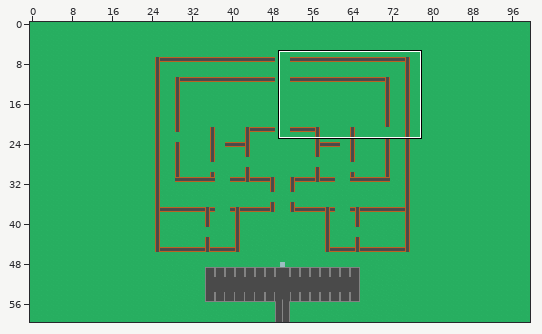
Tiled map -- Shooter/maps/map2.tmx. The first picture is a wide view before the edit; the outline marks the close-up.
Close-up. Before:
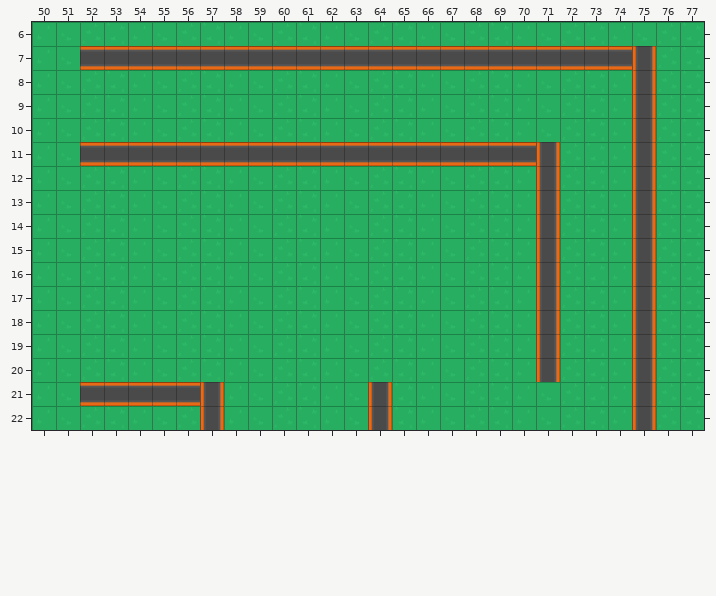
Cells are 64x64 px. Shown: x 50..77, y 6..22. The commit also changed other parts of the map, which this record leaves out.
After the commit:
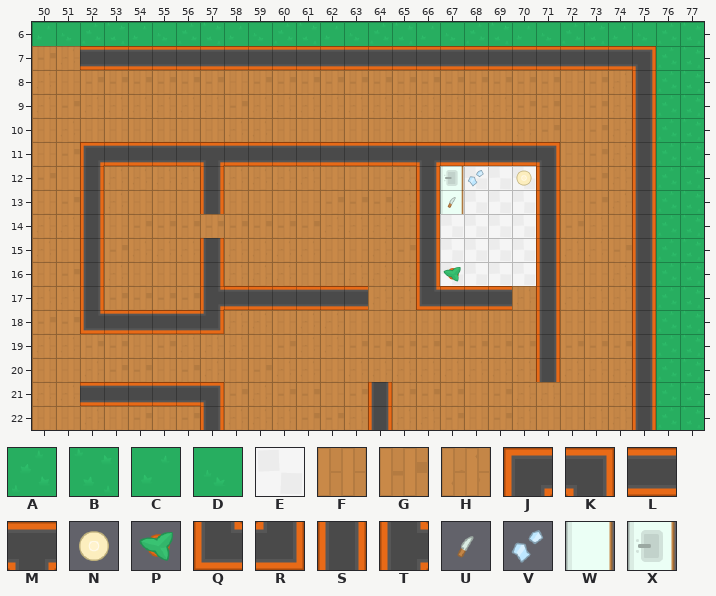
Key: from "Kenny Topdown Pack": A 0, B 1, C 2, D 3, E 11, F 42, G 44, H 46, J 108, K 109, L 110, M 111, N 131, P 133, Q 135, R 136, S 137, T 138, U 240, V 263, W 320 turned 90, X 322 turned 90.
_ is an empty cell, # one hidden under a higher layer.
From old to new:
{"where": "layer \"Ground\""}
{"y":7,"x":50,"old":"CD","new":"GH"}
{"y":8,"x":50,"old":"CDABCDABCDABCDABCDABCDABC","new":"HFGGGGGGFGGGGGGGGGGGGGFGH"}
{"y":9,"x":50,"old":"CDABCDABCDABCDABCDABCDABC","new":"HGHHHHHHGHHHHHHHHHHHGGFGH"}
{"y":10,"x":50,"old":"CDABCDABCDABCDABCDABCDABC","new":"FHFFFFFFHHFFFFFFFFFFHGFGH"}
{"y":11,"x":50,"old":"CD","new":"FG"}
{"y":11,"x":72,"old":"ABC","new":"FGH"}
{"y":12,"x":50,"old":"CDABCDABCDABCDAB","new":"GF#HHHH#HHHHFFFH"}
{"y":12,"x":67,"old":"DABC","new":"EEEE"}
{"y":12,"x":72,"old":"ABC","new":"FGH"}
{"y":13,"x":50,"old":"CDABCDABCDABCDAB","new":"FG#HFFF#FFFFGGGH"}
{"y":13,"x":67,"old":"DABC","new":"EEEE"}
{"y":13,"x":72,"old":"ABC","new":"FGH"}
{"y":14,"x":50,"old":"CDABCDABCDABCDAB","new":"HH#FGGGGGGGGHHHF"}
{"y":14,"x":67,"old":"DABC","new":"EEEE"}
{"y":14,"x":72,"old":"ABC","new":"GHF"}
{"y":15,"x":50,"old":"CDABCDABCDABCDAB","new":"HF#GHHH#HHHHFFHG"}
{"y":15,"x":67,"old":"DABC","new":"EEEE"}
{"y":15,"x":72,"old":"ABC","new":"HHG"}
{"y":16,"x":50,"old":"CDABCDABCDABCDAB","new":"FG#HFFF#HHHFFHHH"}
{"y":16,"x":67,"old":"DABC","new":"EEEE"}
{"y":16,"x":72,"old":"ABC","new":"FFH"}
{"y":17,"x":50,"old":"CDABCDABCDABCDABCDABC","new":"HH#GGGG#######HH####H"}
{"y":17,"x":72,"old":"ABC","new":"HHH"}
{"y":18,"x":50,"old":"CDABCDABCDABCDABCDABC","new":"GG######HHFHHFFFFFFFF"}
{"y":18,"x":72,"old":"ABC","new":"FFF"}
{"y":19,"x":50,"old":"CDABCDABCDABCDABCDABC","new":"HHGGFGHHHFGHHGGGGGGGG"}
{"y":19,"x":72,"old":"ABC","new":"GGG"}
{"y":20,"x":50,"old":"CDABCDABCDABCDABCDABC","new":"FFHGGFGHFGHHFHHHHHHHH"}
{"y":20,"x":72,"old":"ABC","new":"HHH"}
{"y":21,"x":50,"old":"CD","new":"HH"}
{"y":21,"x":58,"old":"CDABCD","new":"GHGGFG"}
{"y":21,"x":65,"old":"BCDABCDABC","new":"GGGFGHHFFH"}
{"y":22,"x":50,"old":"CDABCDA","new":"FFHFGFG"}
{"y":22,"x":58,"old":"CDABCD","new":"HHHGGH"}
{"y":22,"x":65,"old":"BCDABCDABC","new":"HHGFGHFFHH"}
{"where": "layer \"Walls\""}
{"y":7,"x":75,"old":"S","new":"K"}
{"y":11,"x":52,"old":"L","new":"J"}
{"y":11,"x":57,"old":"L","new":"M"}
{"y":11,"x":66,"old":"L","new":"M"}
{"y":11,"x":71,"old":"S","new":"K"}
{"y":12,"x":52,"old":"_","new":"S"}
{"y":12,"x":57,"old":"_","new":"S"}
{"y":12,"x":66,"old":"_","new":"S"}
{"y":13,"x":52,"old":"_","new":"S"}
{"y":13,"x":57,"old":"_","new":"S"}
{"y":13,"x":66,"old":"_","new":"S"}
{"y":14,"x":52,"old":"_","new":"S"}
{"y":14,"x":66,"old":"_","new":"S"}
{"y":15,"x":52,"old":"_","new":"S"}
{"y":15,"x":57,"old":"_","new":"S"}
{"y":15,"x":66,"old":"_","new":"S"}
{"y":16,"x":52,"old":"_","new":"S"}
{"y":16,"x":57,"old":"_","new":"S"}
{"y":16,"x":66,"old":"_","new":"S"}
{"y":17,"x":52,"old":"_","new":"S"}
{"y":17,"x":57,"old":"_______","new":"TLLLLLL"}
{"y":17,"x":66,"old":"____","new":"QLLL"}
{"y":18,"x":52,"old":"______","new":"QLLLLR"}
{"y":21,"x":57,"old":"S","new":"K"}
{"where": "layer \"Items\""}
{"y":12,"x":67,"old":"_","new":"X"}
{"y":12,"x":70,"old":"_","new":"N"}
{"y":13,"x":67,"old":"_","new":"W"}
{"y":16,"x":67,"old":"_","new":"P"}
{"where": "layer \"Decorations\""}
{"y":12,"x":68,"old":"_","new":"V"}
{"y":13,"x":67,"old":"_","new":"U"}
{"label":"changed","picture_box":[32,46,656,430]}
